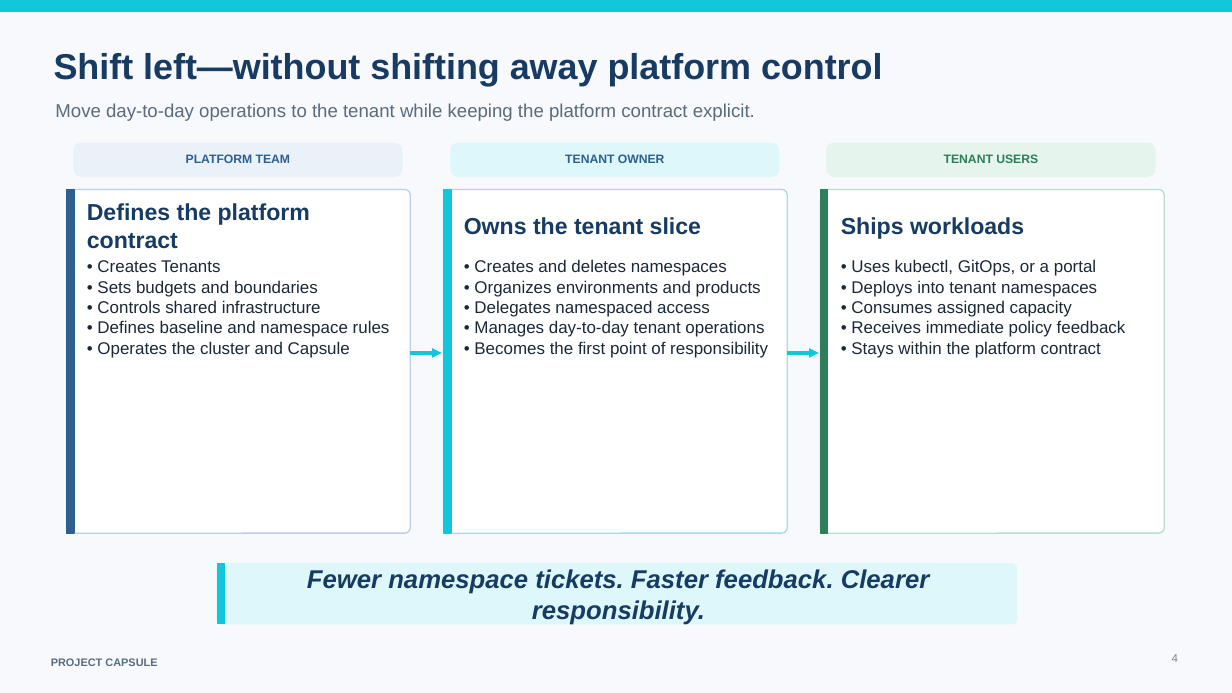
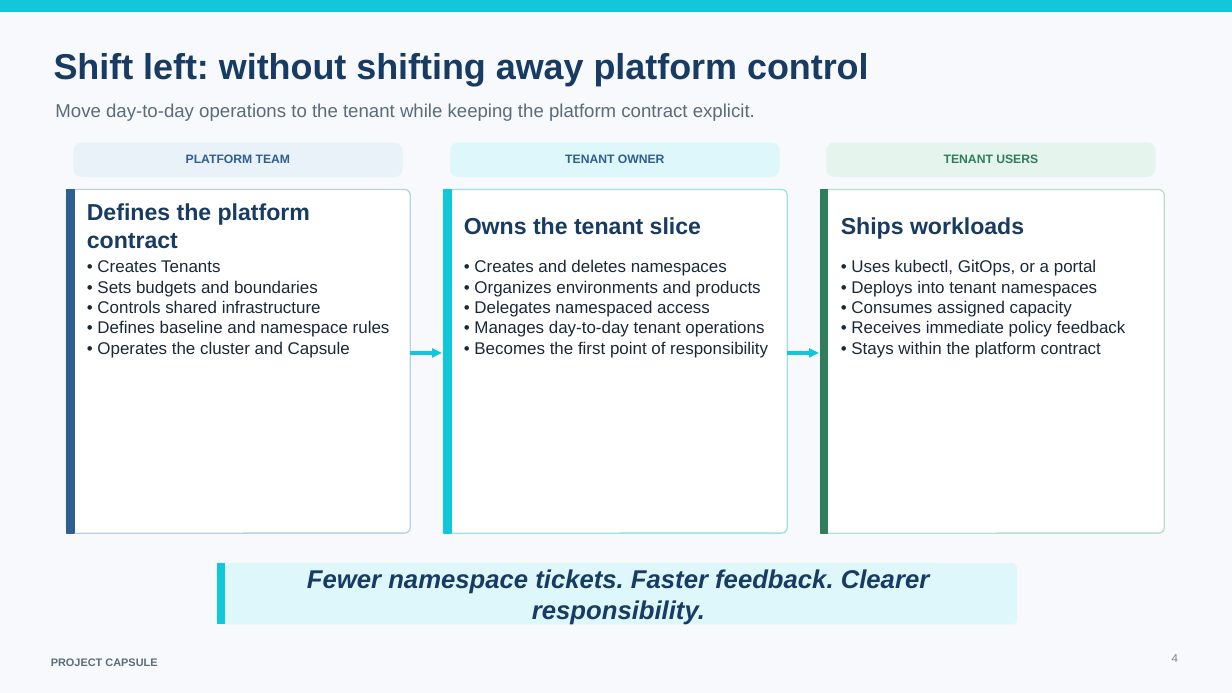
Before and after one commit to projectcapsule/website, a slide deck: slide 4 of presentations/Project_Capsule_Overview.pptx. Drawn at 1232x693 pixels with LibreOffice and Linux fonts; fonts in the diff are those of the drawing. Boxes give left, top, right and bottom in pixels: in the first picture for what was removed or moved away, otherwise in the second. Text is boxed around its words. In the diff, an @@ line names an element or a change of style, - is before the commit and + after.

```diff
--- a/presentations/Project_Capsule_Overview.pptx
+++ b/presentations/Project_Capsule_Overview.pptx
@@ text at <box>54,53,869,85</box>: text changed @@
-Shift left—without shifting away platform control
+Shift left: without shifting away platform control
```
Also in this commit, not shown: 7 other slides changed, 2 slides added.
